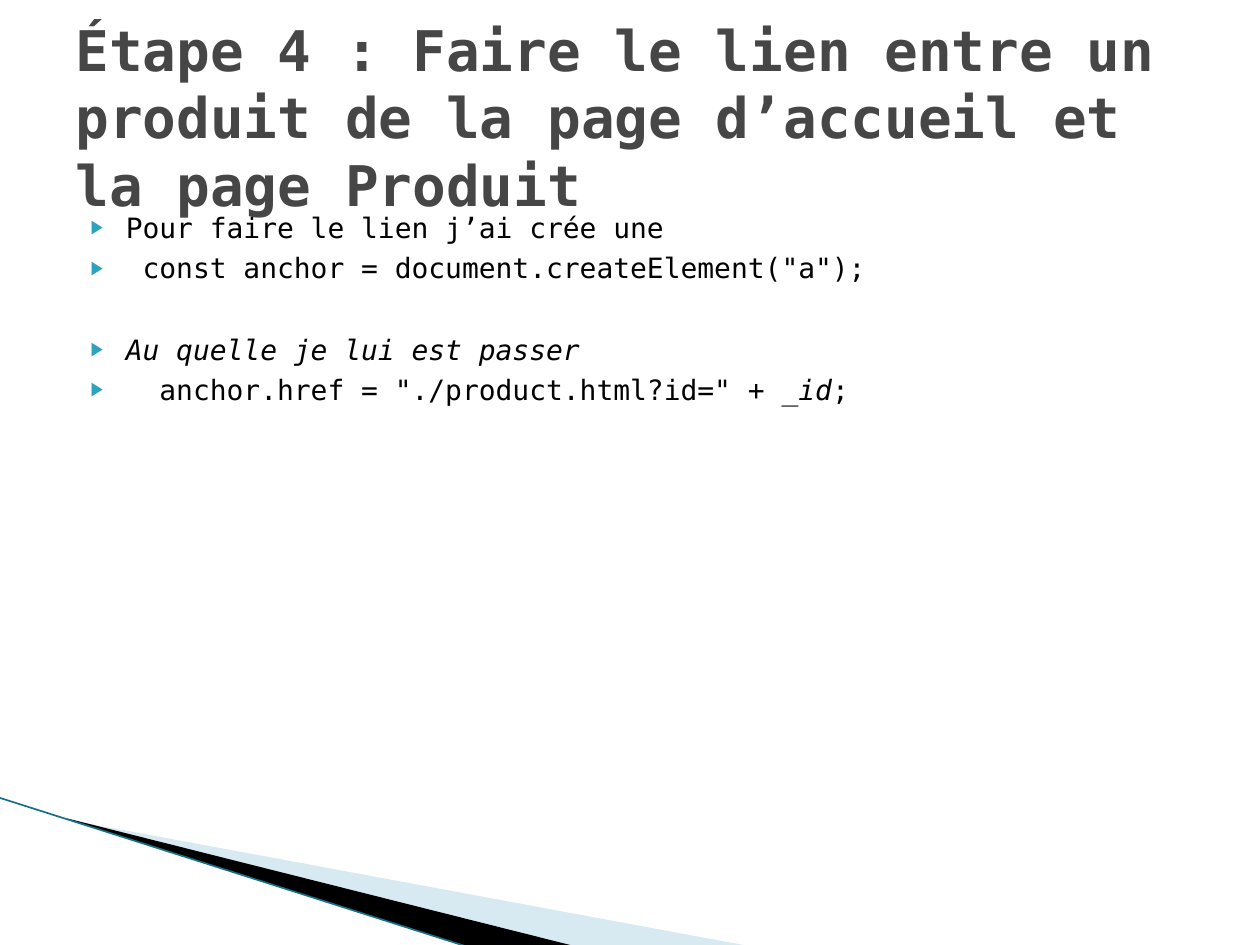
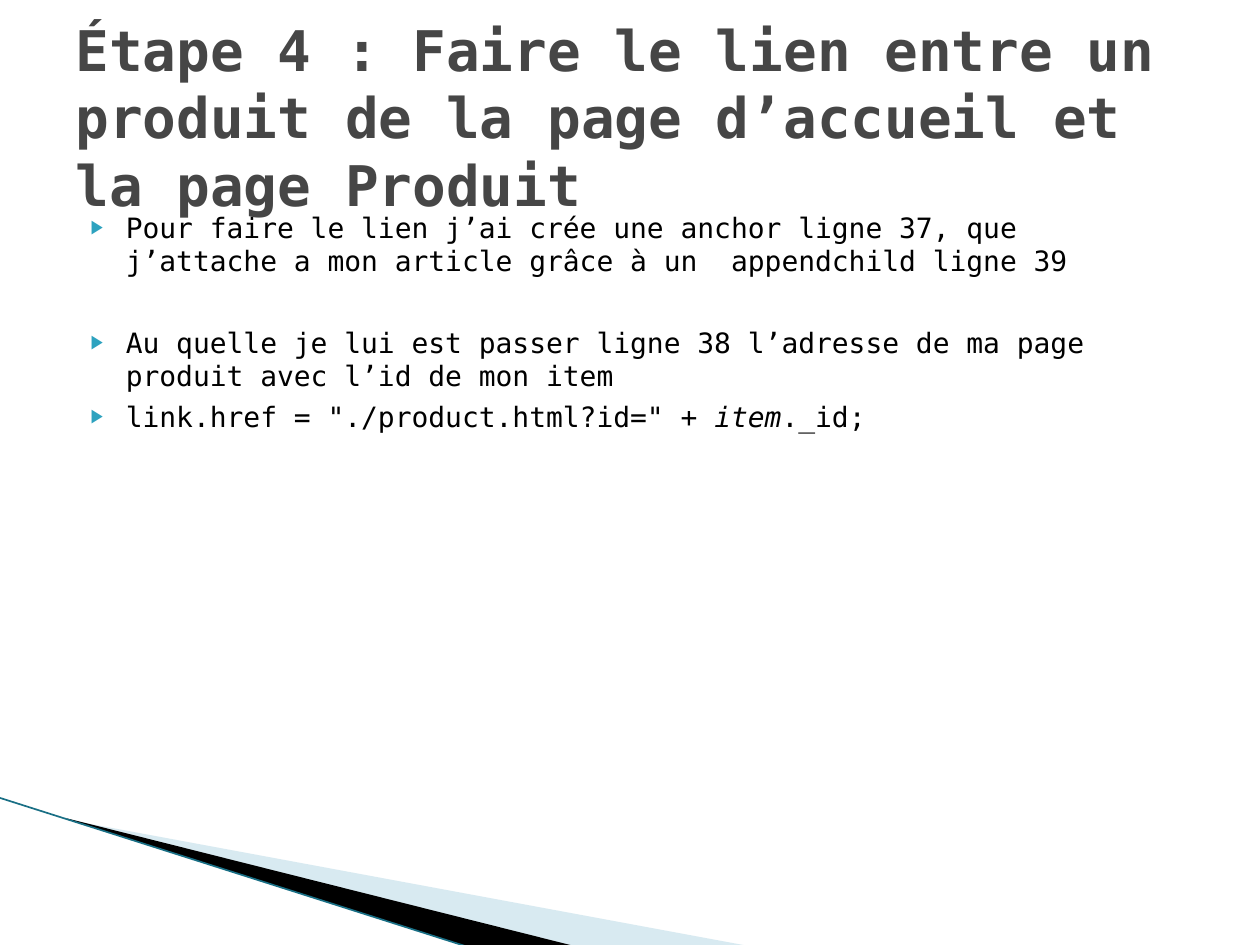
Before and after one commit to gwenaelgressier/GwenaelGressier_05_04042022, a slide deck: slide 6 of Nouveau Présentation Microsoft Office PowerPoint.pptx. Drawn at 1260x945 pixels with LibreOffice and Linux fonts; fonts in the diff are those of the drawing; background and template pictures are left out. Boxes give left, top, right and bottom in pixels: in the first picture for what was removed or moved away, otherwise in the second. Text is boxed around its words. In the diff, an @@ line names an element or a change of style, - is before the commit and + after.

```diff
--- a/Nouveau Présentation Microsoft Office PowerPoint.pptx
+++ b/Nouveau Présentation Microsoft Office PowerPoint.pptx
@@ text at (126, 215, 1084, 433): text changed @@
-▶ Pour faire le lien j’ai crée une
-▶ const anchor = document.createElement("a");
-▶ Au quelle je lui est passer
-▶ anchor.href = "./product.html?id=" + _id;
+▶ Pour faire le lien j’ai crée une anchor ligne 37, que j’attache a mon article grâce à un appendchild ligne 39
+▶ Au quelle je lui est passer ligne 38 l’adresse de ma page produit avec l’id de mon item
+▶ link.href = "./product.html?id=" + item._id;
```
Also in this commit, not shown: 11 other slides changed, 3 other files.
